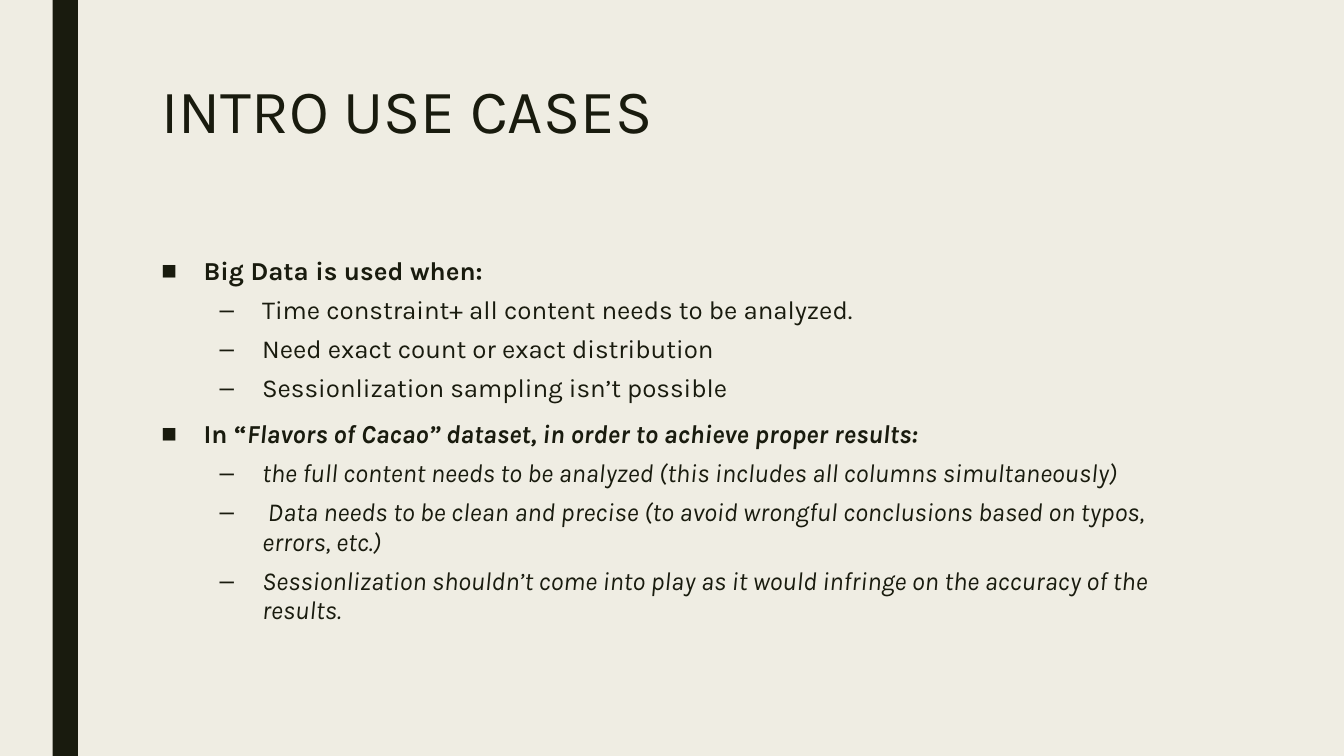
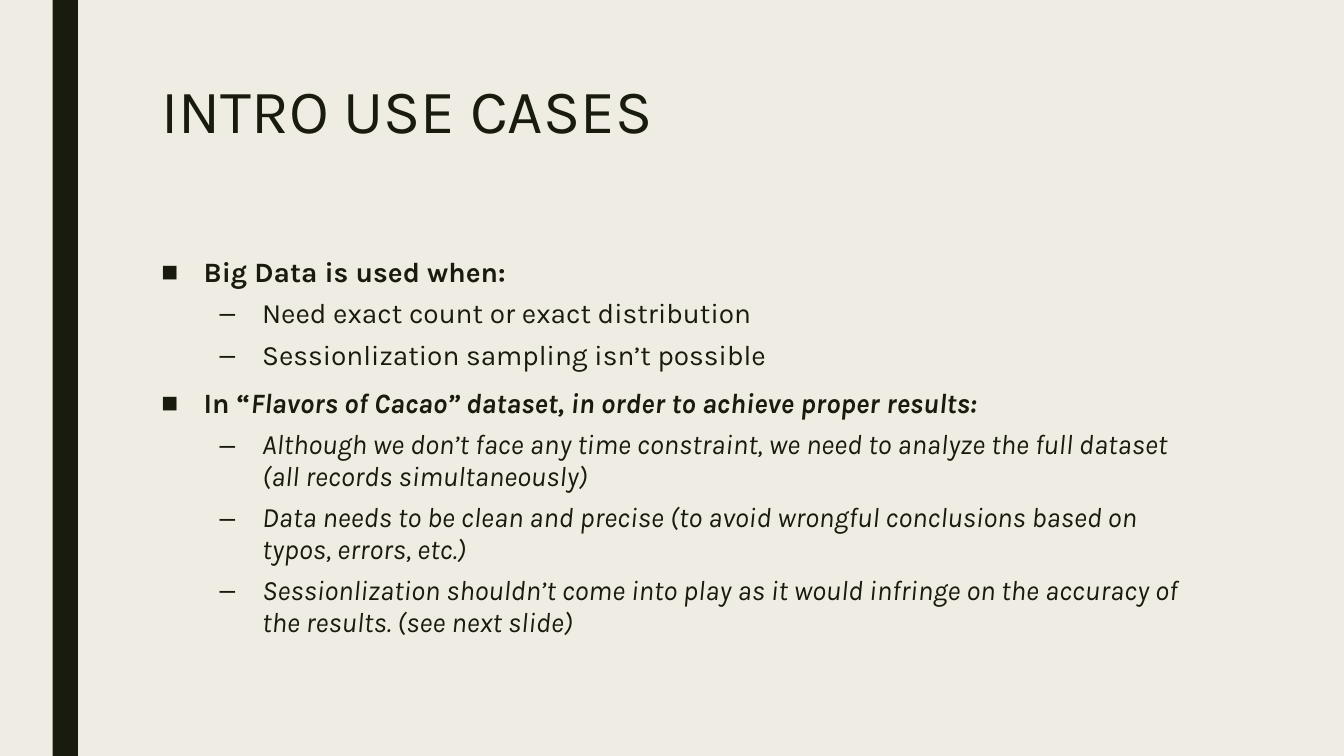
Before and after one commit to TaniaGameiro/CEBD1261-TaniaNora-Project, a slide deck: slide 4 of CEBD1261- presentation April 28, 2018.pptx. Drawn at 1344x756 pixels with LibreOffice and Linux fonts; fonts in the diff are those of the drawing. Boxes give left, top, right and bottom in pixels: in the first picture for what was removed or moved away, otherwise in the second. Text is boxed around its words. In the diff, an @@ line names an element or a change of style, - is before the commit and + after.

```diff
--- a/CEBD1261- presentation April 28, 2018.pptx
+++ b/CEBD1261- presentation April 28, 2018.pptx
@@ text at <box>204,262,1137,566</box>: size 18.5 to 20 pt in "Big Data is used when:", "Need exact count or exact distribution", "Sessionlization sampling isn’t possible", "In “Flavors of Cacao” dataset, in order ..." and 1 more places @@
@@ text at <box>262,301,853,326</box>: paragraph removed @@
-  – Time constraint+ all content needs to be analyzed.
@@ text at <box>262,434,1167,493</box>: text changed; size 18.5 to 20 pt @@
-  – the full content needs to be analyzed (this includes all columns simultaneously)
+  – Although we don’t face any time constraint, we need to analyze the full dataset (all records simultaneously)
@@ text at <box>262,580,1177,635</box>: text changed; size 18.5 to 20 pt @@
-  – Sessionlization shouldn’t come into play as it would infringe on the accuracy of the results.
+  – Sessionlization shouldn’t come into play as it would infringe on the accuracy of the results. (see next slide)
```
Also in this commit, not shown: 1 other slide changed.
